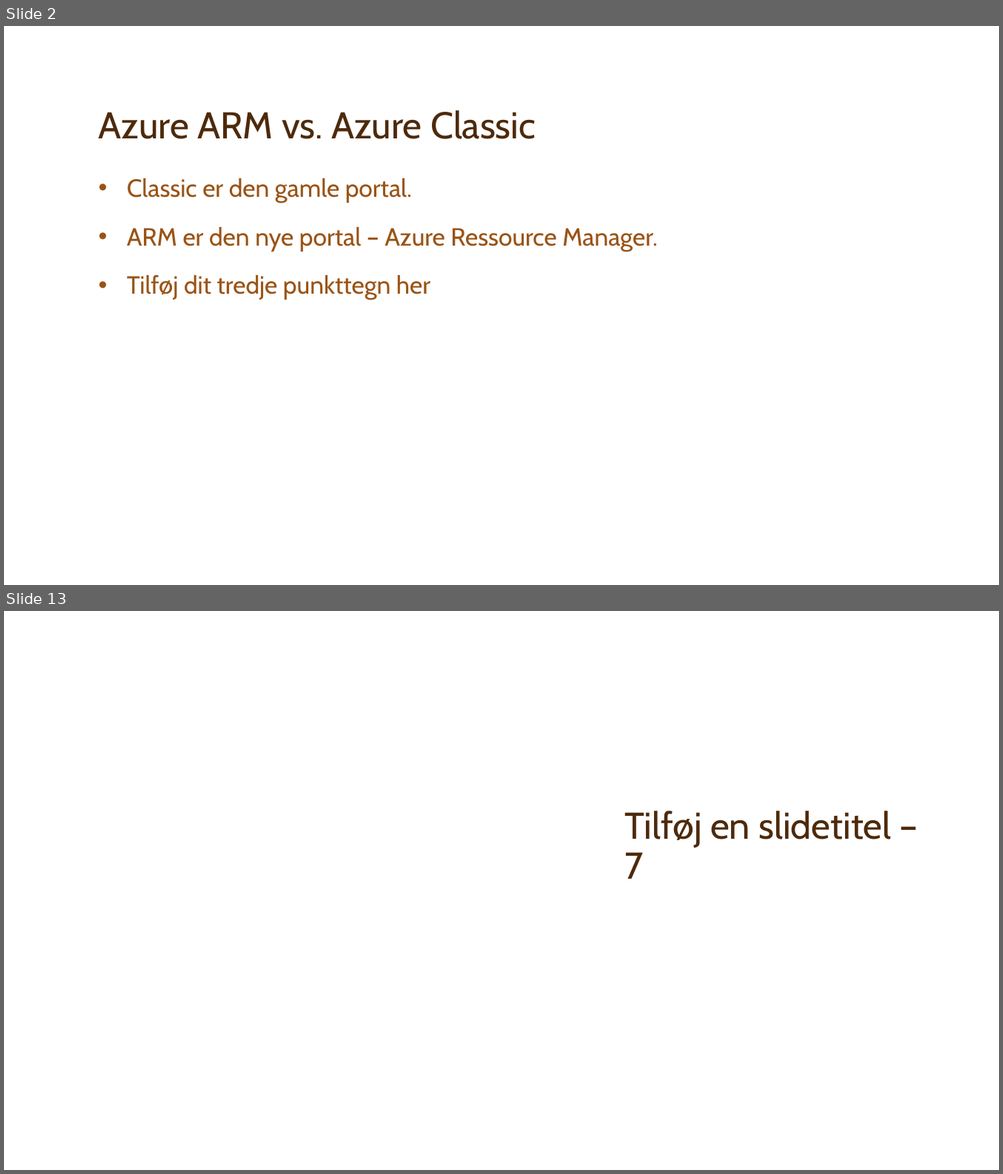
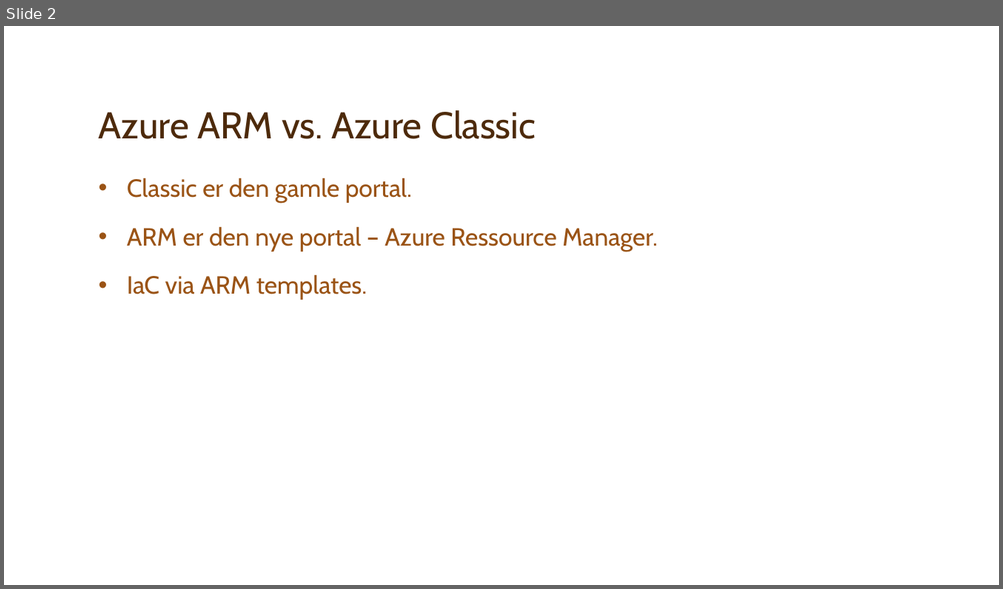
Before and after one commit to SuperJoachim/misc, a slide deck: Intro.pptx. Shown one above the other, each under a label of ours: slides 2 and 13 before the commit, slide 2 after it; the slides between them are not shown. The pictures are 1003x1174 and 1003x589 pixels, drawn with LibreOffice and Linux fonts; fonts in the diff are those of the drawing; background and template pictures are left out. Boxes give left, top, right and bottom in pixels: in the first picture for what was removed or moved away, otherwise in the second. Text is boxed around its words. In the diff, an @@ line names an element or a change of style, - is before the commit and + after.

```diff
--- a/Intro.pptx
+++ b/Intro.pptx
@@ slide 13 removed at <box>4,611,999,1170</box>, background picture (left out) @@
@@ title removed at <box>624,811,891,879</box> @@
-Tilføj en slidetitel – 7
@@ slide 2 changed as well @@
@@ text at <box>127,275,367,300</box>: text changed @@
-• Tilføj dit tredje punkttegn her
+• IaC via ARM templates.
```
Also in this commit, not shown: 1 other slide changed, 1 slide added, 10 other slides removed, 2 other files.
